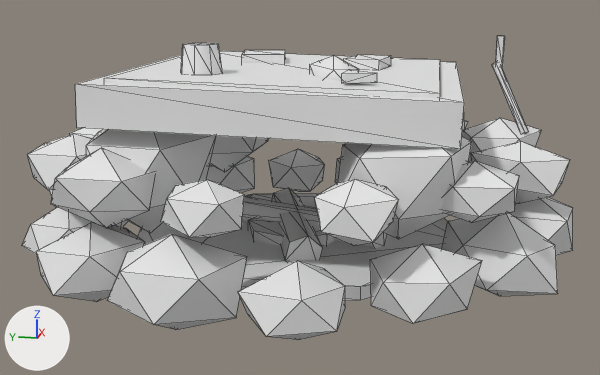
Two versions of the glTF model game/assets/props/blender/stone_grill.glb, one commit apart.
Rendered twice from a 50 mm camera at (-2.009, -0.408, 0.655) aimed at (-0.012, -0.009, 0.155). Every picture has the same lights, and +X, +Y and +Z are marked at lower left. The first picture is the older version. Mesh edges are drawn as thin lines. Vertices at exactly the same position are counted once.

In view in the first picture: 'stone_grill'.
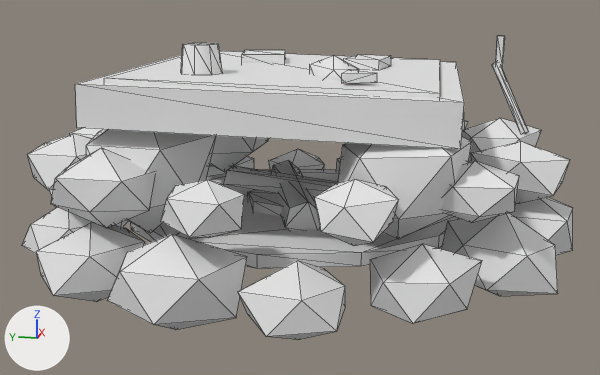
What changed in the scene script:
```text
Change me_stone_grill:
    where me_stone_grill.from_pydata(...)  # 506 vertices, 840 faces; spans x -0.662..0.682, y -0.67..0.679, z -0.018..0.523
    used by ob_stone_grill; location = (0.0, 0.0, 0.0)
    me_stone_grill part 1: the loose piece of 24 vertices spanning x -0.42..0.42, y -0.42..0.42, z 0.005..0.035 is moved by (0.0, 0.0, 0.075)
    me_stone_grill part 2: the loose piece of 12 vertices spanning x -0.233..0.233, y -0.101..0.121, z 0.006..0.094 is moved by (0.0, 0.0, 0.08)
    me_stone_grill part 3: the loose piece of 12 vertices spanning x -0.115..0.135, y -0.235..0.215, z 0.025..0.095 is moved by (0.0, 0.0, 0.08)
    me_stone_grill part 4: the loose piece of 16 vertices spanning x -0.13..0.13, y -0.13..0.13, z 0.03..0.06 is moved by (0.0, 0.0, 0.075)
```

Location of each change, (x1, y1, x2, y2) in pixels of the pictures (600 x 375 px; the box of a moved part takes in the faces that stretch with it):
part 1 of me_stone_grill, moved or reshaped
    before: (137, 193, 447, 300)
    after: (131, 169, 459, 269)
part 2 of me_stone_grill, moved or reshaped
    before: (272, 188, 322, 261)
    after: (272, 160, 320, 230)
part 3 of me_stone_grill, moved or reshaped
    before: (242, 197, 387, 249)
    after: (223, 166, 338, 198)
part 4 of me_stone_grill, moved or reshaped
    before: (248, 217, 335, 246)
    after: (248, 190, 283, 216)
